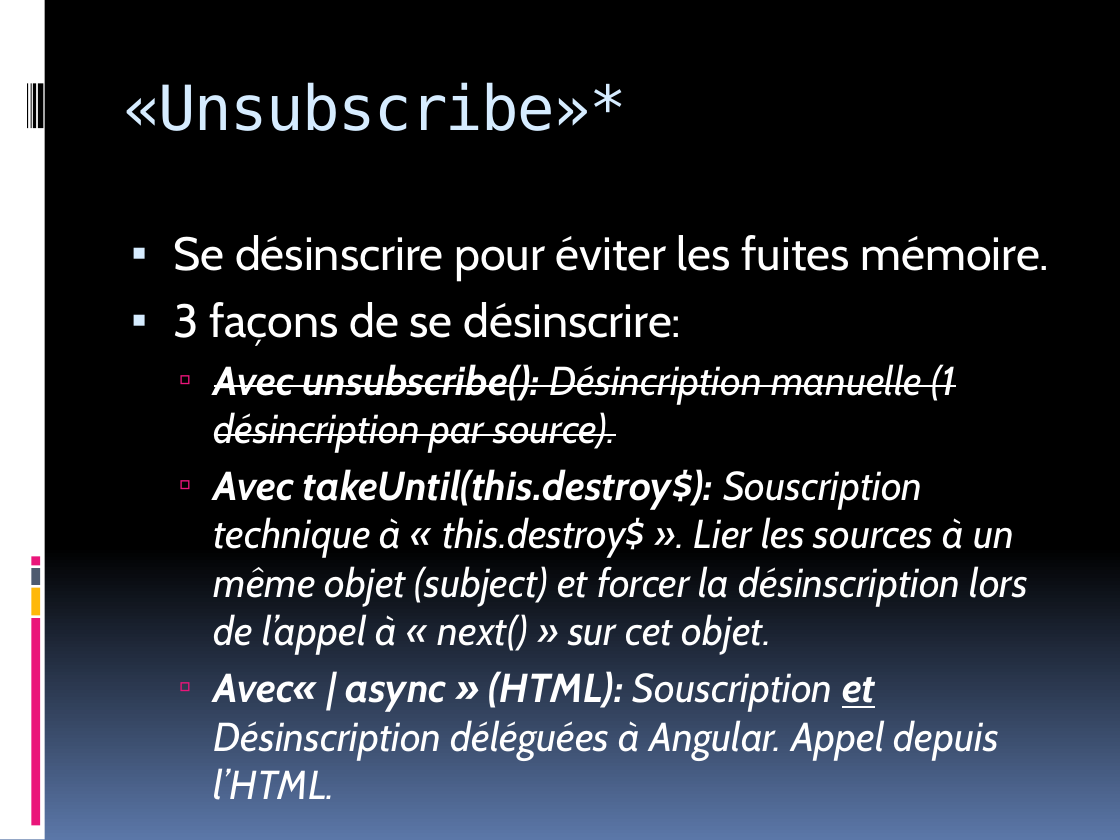
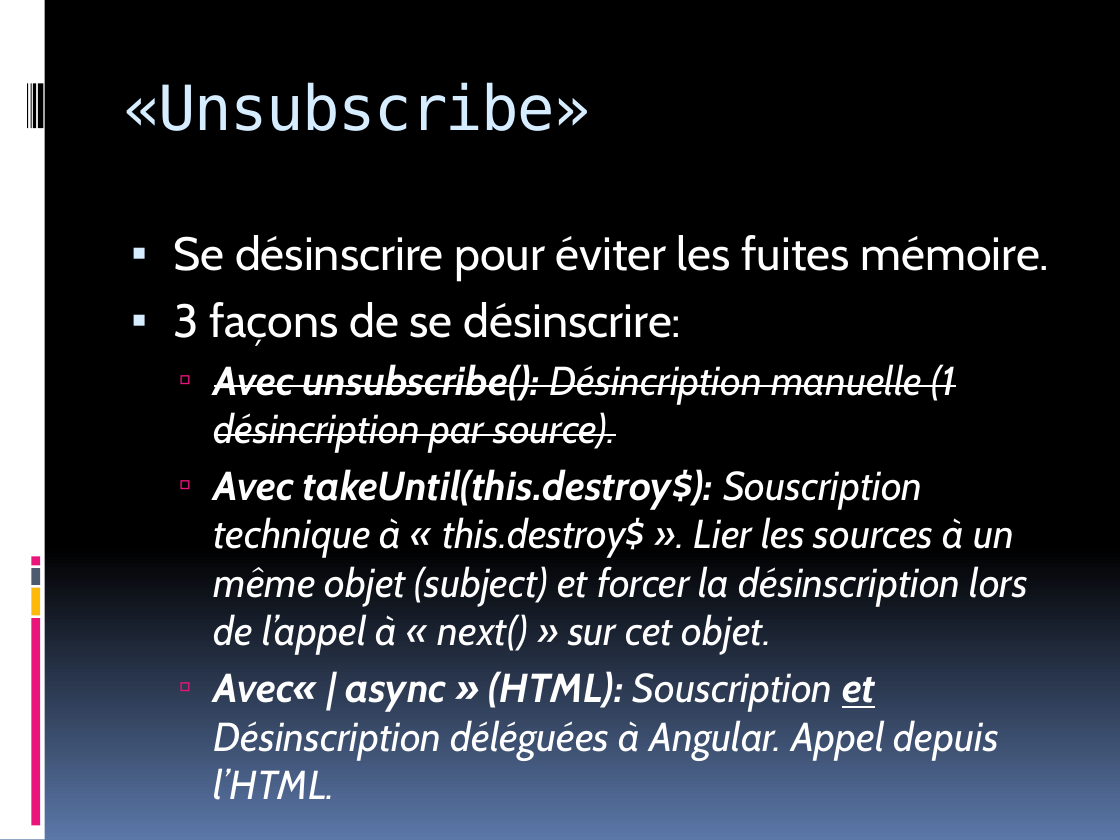
Before and after one commit to Savancosinus/rxjsproject, a slide deck: slide 7 of RxJS_MARBLE_ET_OPERATOR.pptx. Drawn at 1120x840 pixels with LibreOffice and Linux fonts; fonts in the diff are those of the drawing. Boxes give left, top, right and bottom in pixels: in the first picture for what was removed or moved away, otherwise in the second. Text is boxed around its words. In the diff, an @@ line names an element or a change of style, - is before the commit and + after.

```diff
--- a/RxJS_MARBLE_ET_OPERATOR.pptx
+++ b/RxJS_MARBLE_ET_OPERATOR.pptx
@@ title at (x1=123, y1=82, x2=591, y2=131): text changed @@
-«Unsubscribe»*
+«Unsubscribe»
```
Also in this commit, not shown: 5 other slides changed, 2 other files.
